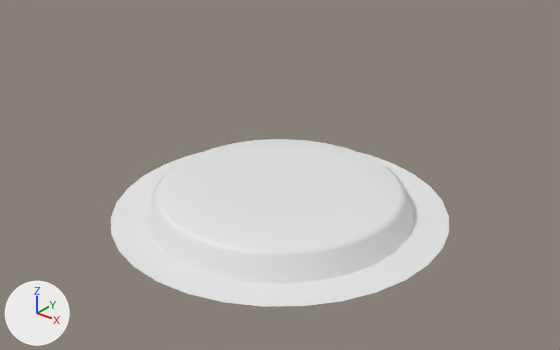
Two versions of the Blender file Assets/Project Directory/DATA/RootFiles/VFX/VFX_Shapes.blend, one commit apart.
Before and after are seen from a camera (50 mm lens) standing at (1.588, -1.985, 1.37) and looking at (0.01, -0.013, 0.148). Every picture has the same lights, and +X, +Y and +Z are marked at lower left.

Before the edit, the objects in view are built like this:
```python
me_cylinder_002 = bpy.data.meshes.new('Cylinder.002')
me_cylinder_002.from_pydata(...)  # 44 vertices, 22 faces; spans x -0.401..0.401, y -0.405..0.405, z -0.002..0.089
me_cylinder_002.polygons.foreach_set('use_smooth', [True] * 22)
me_cylinder_003 = bpy.data.meshes.new('Cylinder.003')
me_cylinder_003.from_pydata(...)  # 114 vertices, 140 faces; spans x -0.5..0.5, y -0.5..0.5, z -0.019..0.094
me_cylinder_004 = bpy.data.meshes.new('Cylinder.004')
me_cylinder_004.from_pydata(...)  # 96 vertices, 64 faces; spans x -0.618..0.618, y -0.618..0.618, z 0.0
ob_cylinder_002 = bpy.data.objects.new('Cylinder.002', me_cylinder_003)
ob_cylinder_002.location = (0.0, 0.0, 0.0)
ob_landingdisk = bpy.data.objects.new('LandingDisk', me_cylinder_004)
ob_landingdisk.location = (0.0, 0.0, 0.0)
ob_vfm_landingcircle_01a = bpy.data.objects.new('VFM_LandingCircle_01A', me_cylinder_002)
ob_vfm_landingcircle_01a.location = (0.0, 0.0, 0.0)
ob_vfm_landingcircle_01a.scale = (1.78, 1.78, 1.78)
ob_vfm_landingcircle_01a.hide_set(True)
```
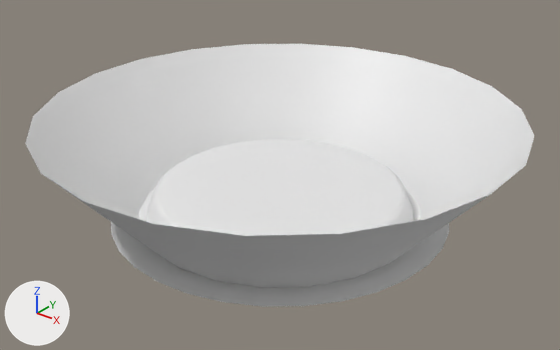
Boxes (x1, y1, x2, y2) around the edits, measured in the pictures (560 x 350 px):
'VFM_LandingCircle_01A', shown: after (25, 44, 534, 288)

Edits to the bpy script that builds the scene:
```text
Change ob_vfm_landingcircle_01a:
    remove ob_vfm_landingcircle_01a.hide_set(True)
    ob_vfm_landingcircle_01a.scale: (1.78, 1.78, 1.78) -> (2.11, 2.11, 4.27)
```
